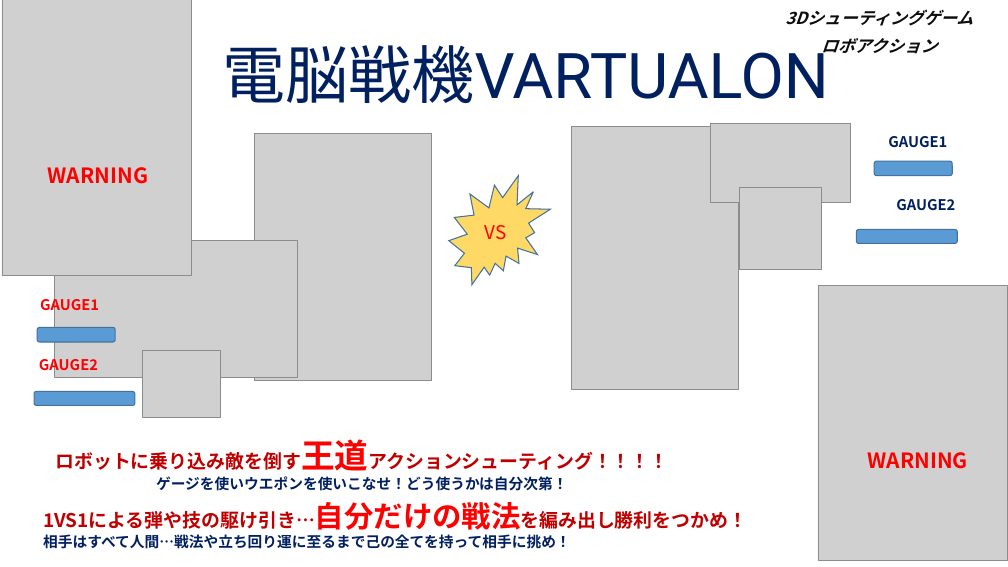
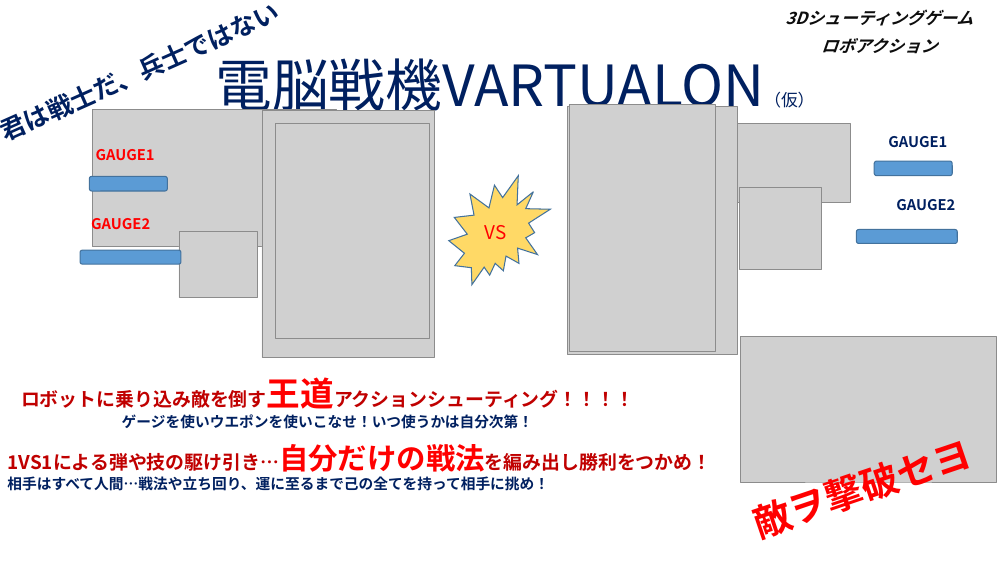
Before and after one commit to RyotaYamada05/TeamD, a slide deck: slide 1 of Schedule/電脳戦機VARTUALON.pptx. Drawn at 1008x567 pixels with LibreOffice and Linux fonts; fonts in the diff are those of the drawing; grey boxes stand for pictures; background and template pictures are left out. Boxes give left, top, right and bottom in pixels: in the first picture for what was removed or moved away, otherwise in the second. Text is boxed around its words. In the diff, an @@ line names an element or a change of style, - is before the commit and + after.

Commit message:
ワンシート企画書変更しました

```diff
--- a/Schedule/電脳戦機VARTUALON.pptx
+++ b/Schedule/電脳戦機VARTUALON.pptx
@@ picture removed at <box>2,0,191,276</box> @@
@@ text added at <box>6,45,189,140</box>, 24 pt, text #002060, bold @@
+君は戦士だ、兵士ではない
@@ title at <box>216,49,814,121</box>: text changed; size 60 to 54 pt; font Roboto to Noto Sans CJK JP @@
-電脳戦機VARTUALON
+電脳戦機VARTUALON（仮）
@@ picture: place and size @@
-picture at <box>54,240,298,377</box>
+picture at <box>92,110,336,247</box>
@@ picture added at <box>262,111,435,358</box> @@
@@ picture: place and size @@
-picture at <box>818,285,1007,561</box>
+picture at <box>568,107,738,355</box>
@@ picture: place and size @@
-picture at <box>572,126,738,390</box>
+picture at <box>569,105,716,352</box>
@@ text "GAUGE1" rewrapped from <box>40,296,99,315</box> to <box>96,149,155,160</box> @@
@@ picture: place and size @@
-picture at <box>255,134,432,380</box>
+picture at <box>275,123,430,338</box>
@@ text removed at <box>48,167,149,184</box> @@
-WARNING
@@ rounded rectangle: place and size @@
-rounded rectangle at <box>37,327,115,342</box>
+rounded rectangle at <box>89,176,167,191</box>
@@ text "GAUGE2": place and size @@
-text "GAUGE2" at <box>39,355,98,374</box>
+text "GAUGE2" at <box>91,214,150,233</box>
@@ picture: place and size @@
-picture at <box>142,350,221,417</box>
+picture at <box>179,231,258,298</box>
@@ rounded rectangle: place and size @@
-rounded rectangle at <box>34,392,135,405</box>
+rounded rectangle at <box>80,250,181,264</box>
@@ picture added at <box>741,337,997,482</box> @@
@@ text "ロボットに乗り込み敵を倒す王道アクションシューティング！！！！": place and size @@
-text "ロボットに乗り込み敵を倒す王道アクションシューティング！！！！" at <box>156,439,668,491</box>
+text "ロボットに乗り込み敵を倒す王道アクションシューティング！！！！" at <box>122,377,634,429</box>
@@ text at <box>122,414,533,429</box>: text changed @@
-ゲージを使いウエポンを使いこなせ！どう使うかは自分次第！
+ゲージを使いウエポンを使いこなせ！いつ使うかは自分次第！
@@ text "1VS1による弾や技の駆け引き…自分だけの戦法を編み出し勝利をつかめ！": place and size @@
-text "1VS1による弾や技の駆け引き…自分だけの戦法を編み出し勝利をつかめ！" at <box>43,502,747,549</box>
+text "1VS1による弾や技の駆け引き…自分だけの戦法を編み出し勝利をつかめ！" at <box>7,444,712,491</box>
@@ text at <box>7,476,549,491</box>: text changed @@
-相手はすべて人間…戦法や立ち回り運に至るまで己の全てを持って相手に挑め！
+相手はすべて人間…戦法や立ち回り、運に至るまで己の全てを持って相手に挑め！
@@ text added at <box>759,463,903,541</box>, 36 pt, text #FF0000, bold @@
+敵ヲ撃破セヨ
@@ text removed at <box>868,452,969,469</box> @@
-WARNING
```
